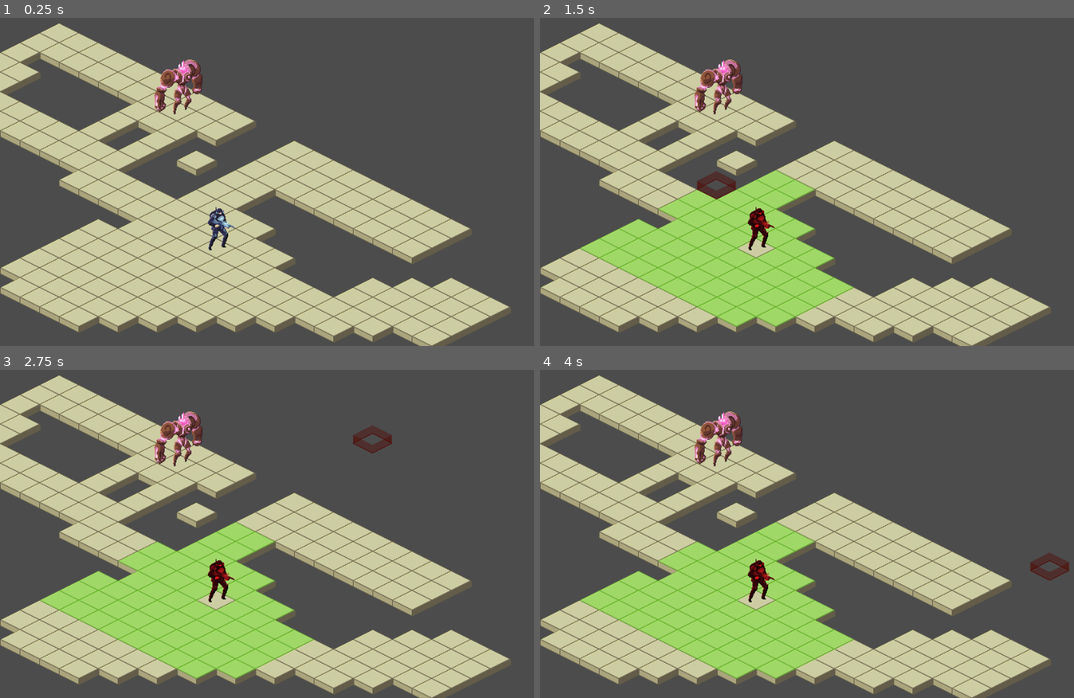
Above: before the commit, frames 1-4 (two rows, left to right).
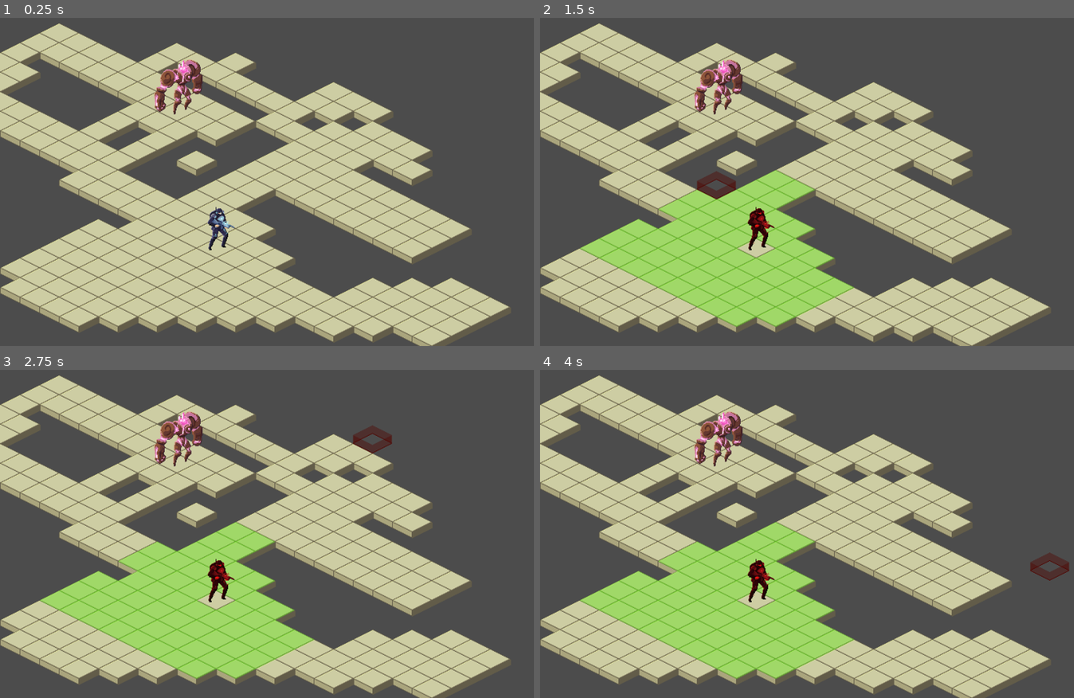
Above: after the commit, the same moments.

Repository: gamerevar/proyecto-comunitario-1-gd
Game: Godot game, scene res://scenes/TestScenes/TestScene.tscn
Same seed, same stepped clock (60 frames per second), same inputs: the game is played once before the commit and once after it. This scene is started directly instead of the project's main scene.
Inputs (mouse positions are in pixels of both pictures, inside the frame that each line leads up to):
- Up to frame 1 (0.25 s): no input
- Up to frame 2 (1.5 s): tap Enter at 0.5 s; move the mouse to (758, 237) at 0.52 s; click (758, 237) at 0.67 s; tap Space at 1.25 s; move the mouse to (726, 188) at 1.27 s; click (726, 188) at 1.42 s
- Up to frame 3 (2.75 s): tap Enter at 2 s; move the mouse to (373, 445) at 2.02 s; click (373, 445) at 2.17 s
- Up to frame 4 (4 s): tap Space at 2.75 s; move the mouse to (823, 593) at 2.77 s; click (823, 593) at 2.92 s; tap Enter at 3.5 s; move the mouse to (1041, 573) at 3.52 s; click (1041, 573) at 3.67 s

The runs differ from the first frame. In frame 1, 6.5% of the frame differs, in the area x 25-81%, y 7-52%; in frame 2, 6.5%; in frame 3, 6.5%; in frame 4, 6.5%.

Commit message:
now tiles can be place anywhere

Diff:
--- a/scenes/TestScenes/TestScene.tscn
+++ b/scenes/TestScenes/TestScene.tscn
@@ -5,7 +5,7 @@
 [ext_resource path="res://assets/graphics/enemies/base_golem.png" type="Texture" id=3]
 [ext_resource path="res://assets/graphics/tilesets/walk_tile_set.png" type="Texture" id=4]
 [ext_resource path="res://scenes/TestScenes/CursorTest/TESTplayer.tscn" type="PackedScene" id=5]
-[ext_resource path="res://scenes/TileMaps/AStarTileMap.gd" type="Script" id=6]
+[ext_resource path="res://scenes/TileMaps/AstarTileMap.gd" type="Script" id=6]
 [ext_resource path="res://scenes/TileMaps/TileMapFloorHilight.gd" type="Script" id=7]
 
 [sub_resource type="TileSet" id=1]
@@ -17,10 +17,6 @@
 0/tile_mode = 0
 0/occluder_offset = Vector2( 0, 0 )
 0/navigation_offset = Vector2( 0, 0 )
-0/shape_offset = Vector2( 0, 0 )
-0/shape_transform = Transform2D( 1, 0, 0, 1, 0, 0 )
-0/shape_one_way = false
-0/shape_one_way_margin = 0.0
 0/shapes = [  ]
 0/z_index = 0
 1/name = "test_tileset.png 1"
@@ -31,10 +27,6 @@
 1/tile_mode = 0
 1/occluder_offset = Vector2( 0, 0 )
 1/navigation_offset = Vector2( 0, 0 )
-1/shape_offset = Vector2( 0, 0 )
-1/shape_transform = Transform2D( 1, 0, 0, 1, 0, 0 )
-1/shape_one_way = false
-1/shape_one_way_margin = 0.0
 1/shapes = [  ]
 1/z_index = 0
 2/name = "test_tileset.png 2"
@@ -45,10 +37,6 @@
 2/tile_mode = 0
 2/occluder_offset = Vector2( 0, 0 )
 2/navigation_offset = Vector2( 0, 0 )
-2/shape_offset = Vector2( 0, 0 )
-2/shape_transform = Transform2D( 1, 0, 0, 1, 0, 0 )
-2/shape_one_way = false
-2/shape_one_way_margin = 0.0
 2/shapes = [  ]
 2/z_index = 0
 
@@ -61,10 +49,6 @@
 0/tile_mode = 0
 0/occluder_offset = Vector2( 0, 0 )
 0/navigation_offset = Vector2( 0, 0 )
-0/shape_offset = Vector2( 0, 0 )
-0/shape_transform = Transform2D( 1, 0, 0, 1, 0, 0 )
-0/shape_one_way = false
-0/shape_one_way_margin = 0.0
 0/shapes = [  ]
 0/z_index = 0
 
@@ -78,7 +62,7 @@
 cell_size = Vector2( 60, 30 )
 cell_y_sort = true
 format = 1
-tile_data = PoolIntArray( 3, 2, 0, 4, 2, 0, 5, 2, 0, 6, 2, 0, 7, 2 …(2406 unchanged characters)…
+tile_data = PoolIntArray( -262131, 2, 0, -262130, 2, 0, -262129, 2, 0, -196599, 2, 0, -196595, 2, 0, -196594, 2, 0, -196592, 2, 0, -196591, 2, 0, -196590, 2, 0, -131065, 2, 0, -131064, 2, 0, -131063, 2, 0, -131062, 2, 0, -131061, 2, 0, -131060, 2, 0, -131059, 2, 0, -131057, 2, 0, -131056, 2, 0, -131055, 2, 0, -131054, 2, 0, -131053, 2, 0, -65529, 2, 0, -65523, 2, 0, -65522, 2, 0, -65521, 2, 0, -65520, 2, 0, -65519, 2, 0, 3, 2, 0, 4, 2, 0, 5, 2, 0, 6, 2, 0, 7, 2 …(2406 unchanged characters)…
 script = ExtResource( 6 )
 
 [node name="Cursor" parent="FloorContainer/TileMapFloor" instance=ExtResource( 2 )]
--- a/scenes/TileMaps/AStarTileMap.gd
+++ /dev/null
@@ -1,60 +0,0 @@
-extends TileMap
-
-const PARALLEL_NEIGHBORS := [Vector2(0, -1), Vector2(0, 1), Vector2(1, 0), Vector2(-1, 0)] #N-S-E-W
-const DIAGONALS_NEIGHBORS := [Vector2(1, -1), Vector2(-1, 1), Vector2(1, 1), Vector2(-1, -1)] #NE-NW-SE-SW
-
-onready var a_star = AStar2D.new()
-onready var walkable_tiles = get_used_cells()
-
-func _ready()-> void:
-	create_points()
-	connect_neighbors()
-
-func create_points()-> void:
-	for tile in walkable_tiles:
-		a_star.add_point(id(tile), tile, 1.0)
-
-func connect_neighbors()-> void:
-	for tile in walkable_tiles:
-
-		for neighbor in PARALLEL_NEIGHBORS:
-			var neighbor_tile = tile + neighbor
-			if walkable_tiles.has(neighbor_tile):
-				a_star.connect_points(id(tile), id(neighbor_tile),false)
-
-		for neighbor in DIAGONALS_NEIGHBORS:
-			var n_or_s_neighbor = tile + Vector2(neighbor.x, 0)
-			var e_or_w_neighbor = tile + Vector2(0, neighbor.y)
-			if walkable_tiles.has(n_or_s_neighbor) and walkable_tiles.has(e_or_w_neighbor):
-				a_star.connect_points(id(tile), id(tile + neighbor), false)
-
-func get_reachable_tiles(center_tile : Vector2, max_range : int)-> Array:
-
-	var in_range_tiles = []
-	var reachable_tiles = []
-
-	for x in range(center_tile.x - max_range, center_tile.x + max_range):
-		for y in range(center_tile.y - max_range, center_tile.y + max_range):
-			var tile_in_rage = Vector2(x, y)
-			if walkable_tiles.has(tile_in_rage):
-				in_range_tiles.append(tile_in_rage)
-
-	for tile in in_range_tiles:
-		var best_path = a_star.get_point_path(id(center_tile), id(tile))
-		if best_path.size() < max_range + 1 and best_path.size() > 1:
-			reachable_tiles.append(tile)
-
-	return reachable_tiles
-
-func get_astar_path_in_wolrd(start_tile : Vector2 , end_tile : Vector2)-> Array:
-	var path = a_star.get_point_path(id(start_tile), id(end_tile))
-	var final_path = []
-	for point in path:
-		point = map_to_world(point) + Vector2(0, 8) #TODO this is a offset to get the middle of the tile
-		final_path.append(point)
-	return final_path
-
-func id(tile : Vector2)-> int:
-	var a = tile.x
-	var b = tile.y
-	return ( (a+b) * (a+b+1) )/2 + b
--- a/scenes/TileMaps/AstarTileMap.gd
+++ b/scenes/TileMaps/AstarTileMap.gd
@@ -5,8 +5,16 @@
 
 onready var a_star = AStar2D.new()
 onready var walkable_tiles = get_used_cells()
+onready var min_x : int = walkable_tiles[0].x
+onready var min_y : int = walkable_tiles[0].y
 
 func _ready()-> void:
+	for tile in walkable_tiles:
+		if tile.x < min_x:
+			min_x = tile.x
+		if tile.y < min_y:
+			min_y = tile.y
+
 	create_points()
 	connect_neighbors()
 
@@ -55,6 +63,6 @@
 	return final_path
 
 func get_tile_id(tile : Vector2)-> int:
-	var a = tile.x
-	var b = tile.y
+	var a = tile.x - min_x
+	var b = tile.y - min_y
 	return ( (a+b) * (a+b+1) )/2 + b
